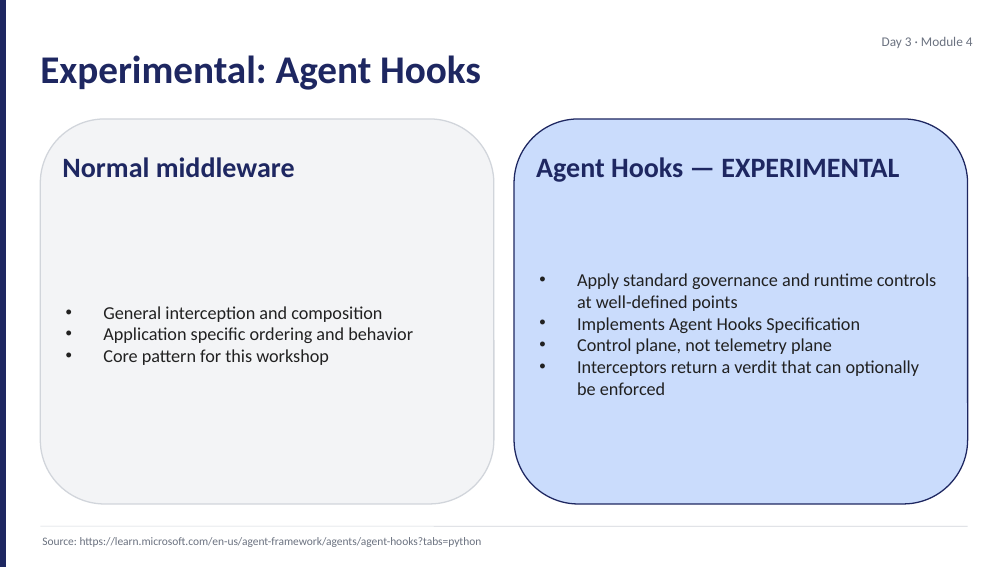
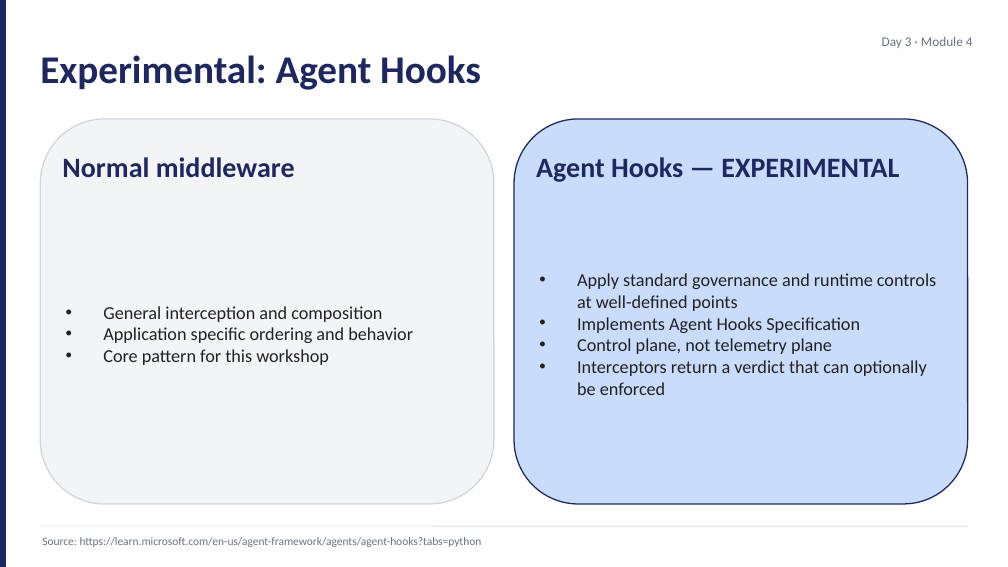
Before and after one commit to JimPiquant/Building-AI-Apps-and-Agents, a slide deck: slide 17 of decks/day3/module-4-middleware.pptx. Drawn at 1008x567 pixels with LibreOffice and Linux fonts; fonts in the diff are those of the drawing. Boxes give left, top, right and bottom in pixels: in the first picture for what was removed or moved away, otherwise in the second. Text is boxed around its words. In the diff, an @@ line names an element or a change of style, - is before the commit and + after.

```diff
--- a/decks/day3/module-4-middleware.pptx
+++ b/decks/day3/module-4-middleware.pptx
@@ text at bbox=[577, 360, 927, 395]: text changed @@
-• Interceptors return a verdit that can optionally be enforced
+• Interceptors return a verdict that can optionally be enforced
```
Also in this commit, not shown: 2 other slides changed, 9 other files.
